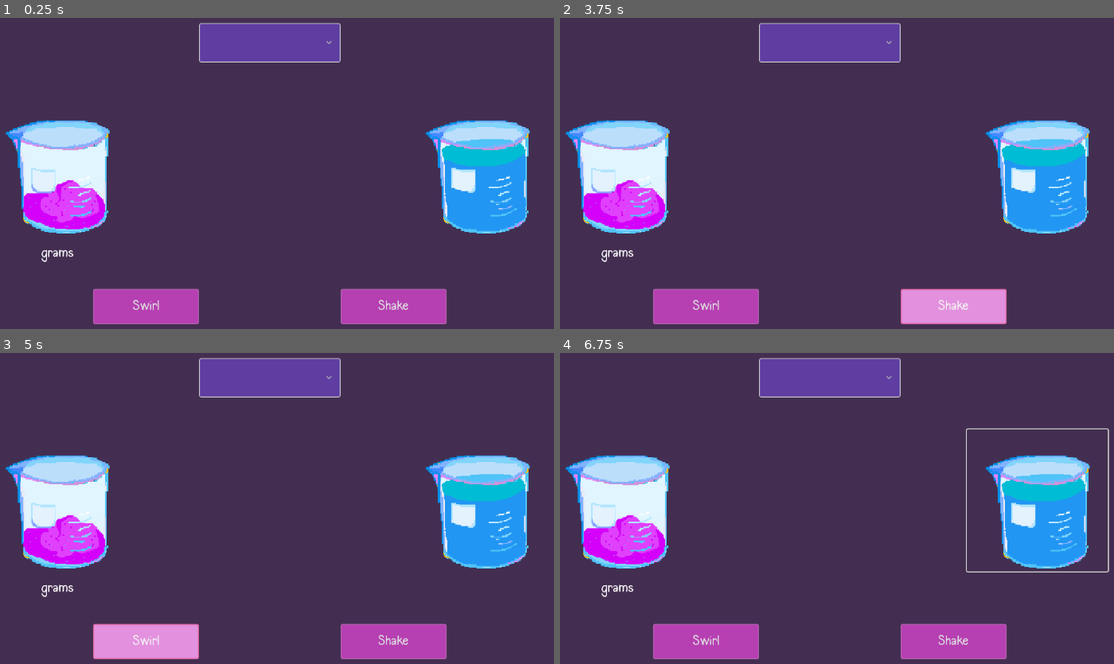
Above: before the commit, frames 1-4 (two rows, left to right).
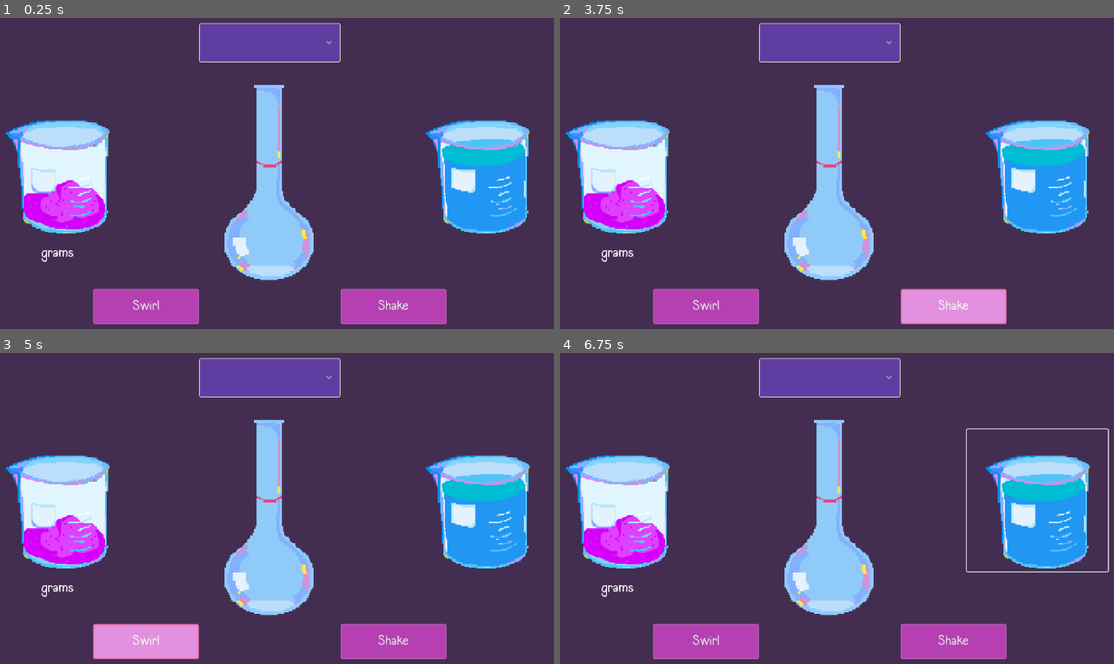
Above: after the commit, the same moments.

Repository: mairemare/making_moles
Game: Godot game, scene res://Scenes/dissolve.tscn
Same seed, same stepped clock (60 frames per second), same inputs: the game is played once before the commit and once after it. This scene is started directly instead of the project's main scene.
Inputs (mouse positions are in pixels of both pictures, inside the frame that each line leads up to):
- Up to frame 1 (0.25 s): no input
- Up to frame 2 (3.75 s): click (615, 164) at 0.52 s; click (615, 164) at 1.27 s; click (1036, 164) at 2.02 s; click (1036, 164) at 2.77 s; click "Shake" at 3.5 s
- Up to frame 3 (5 s): click "Swirl" at 4.25 s
- Up to frame 4 (6.75 s): click (831, 377) at 5 s; tap Enter at 5.75 s; move the mouse to (969, 502) at 5.77 s; hold Right 5.78-6.53 s; tap Alt at 5.85 s; click (969, 502) at 5.92 s; tap Space at 6.5 s; move the mouse to (704, 536) at 6.52 s; hold Down from 6.53 s (still down); tap Shift at 6.6 s

The runs differ from the first frame. In frame 1, 5.1% of the frame differs, in the area x 40-57%, y 21-85%; in frame 2, 5.1%; in frame 3, 5.1%; in frame 4, 5.1%.

Commit message:
volumetric flasks added

Diff:
--- a/making-moles/Scenes/dissolve.tscn
+++ b/making-moles/Scenes/dissolve.tscn
@@ -3,6 +3,7 @@
 [ext_resource type="Texture2D" uid="uid://bsnrqs5gbky61" path="res://Assets/Beakers/heavybeaker.png" id="1_0ra42"]
 [ext_resource type="Texture2D" uid="uid://b4ut7gd7qcv3f" path="res://Assets/Beakers/pixil-frame-0-38.png" id="2_8x8gh"]
 [ext_resource type="FontFile" uid="uid://bsb1yfcus3e1l" path="res://Assets/Fonts/Halogen.ttf" id="2_ydcy6"]
+[ext_resource type="Texture2D" uid="uid://xgqxeo1tq8nq" path="res://Assets/Volumetric Flask/empty_flask.png" id="4_h52d7"]
 
 [sub_resource type="StyleBoxFlat" id="StyleBoxFlat_ydcy6"]
 content_margin_left = 4.0
@@ -170,7 +171,7 @@
 color = Color(0.2627451, 0.18039216, 0.31764707, 1)
 metadata/_edit_lock_ = true
 
-[node name="beaker" type="Button" parent="." unique_id=1851514107]
+[node name="solid_beaker" type="Button" parent="." unique_id=1851514107]
 texture_filter = 1
 offset_left = 64.0
 offset_top = 160.0
@@ -186,7 +187,7 @@
 expand_icon = true
 metadata/_edit_use_anchors_ = true
 
-[node name="beaker2" type="Button" parent="." unique_id=1873744450]
+[node name="water_beaker" type="Button" parent="." unique_id=1873744450]
 texture_filter = 1
 offset_left = 824.0
 offset_top = 160.0
@@ -201,7 +202,7 @@
 icon_alignment = 1
 expand_icon = true
 
-[node name="Button2" type="Button" parent="." unique_id=481287222]
+[node name="Shake" type="Button" parent="." unique_id=481287222]
 offset_left = 704.0
 offset_top = 512.0
 offset_right = 896.0
@@ -214,7 +215,7 @@
 theme_override_styles/disabled = SubResource("StyleBoxFlat_1prtp")
 text = "Shake"
 
-[node name="Button3" type="Button" parent="." unique_id=390110718]
+[node name="Swirl" type="Button" parent="." unique_id=390110718]
 offset_left = 256.0
 offset_top = 512.0
 offset_right = 448.0
@@ -260,3 +261,14 @@
 horizontal_alignment = 1
 vertical_alignment = 1
 metadata/_edit_use_anchors_ = true
+
+[node name="volumetric_flask" type="TextureRect" parent="." unique_id=393924257]
+texture_filter = 1
+offset_left = 384.0
+offset_top = 112.0
+offset_right = 768.0
+offset_bottom = 496.0
+texture = ExtResource("4_h52d7")
+
+[node name="AnimationPlayer" type="AnimationTree" parent="volumetric_flask" unique_id=1453789161]
+root_node = NodePath("../..")
Binary file added: making-moles/Assets/Volumetric Flask/after_shake.png
Not shown, added: making-moles/Assets/Volumetric Flask/after_shake.png.import
Binary file added: making-moles/Assets/Volumetric Flask/after_swirl.png
Not shown, added: making-moles/Assets/Volumetric Flask/after_swirl.png.import
Binary file added: making-moles/Assets/Volumetric Flask/empty_flask.png
Not shown, added: making-moles/Assets/Volumetric Flask/empty_flask.png.import
Binary file added: making-moles/Assets/Volumetric Flask/full_water.png
Not shown, added: making-moles/Assets/Volumetric Flask/full_water.png.import
Binary file added: making-moles/Assets/Volumetric Flask/half_water.png
Not shown, added: making-moles/Assets/Volumetric Flask/half_water.png.import
Binary file added: making-moles/Assets/Volumetric Flask/shaking.png
Not shown, added: making-moles/Assets/Volumetric Flask/shaking.png.import
(and 4 more such lines)
